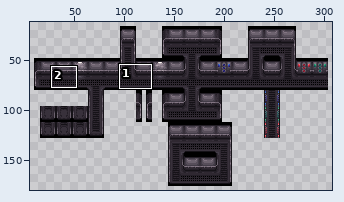
File history of a pixel-art file, assets/AsepriteFiles/level-tileset.aseprite. Above, an overview of the earlier version with the close-up marked.
Close-up. Old version:
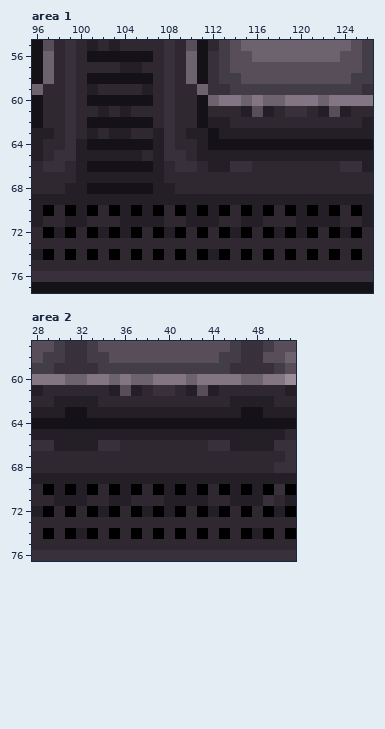
600x335 pixels, 1 frame. Colours within 5 levels of each other are drawn and written as one. Shown: area 1: x 96..126, y 55..77; area 2: x 28..51, y 57..76. The wide view leaves out empty margins. The commit also changed other parts of the picture, which this record leaves out.
And afterwards:
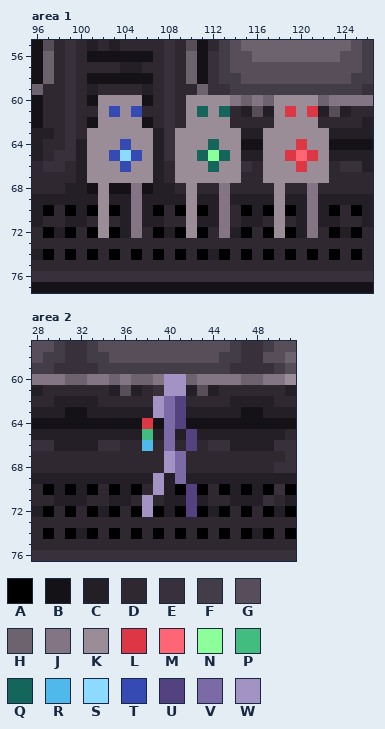
Palette (. is transparent): A #000000  B #151217  C #241f27  D #2f2831  E #38313b  F #433d48  G #574e5a  H #6d636f  J #837583  K #9b8d98  L #dd3745  M #ff6675  N #8cff9b  P #42bc7f  Q #14665b  R #50b9eb  S #8cdaff  T #354ab2  U #53427f  V #7b6aa5  W #a293c4
From old to new:
layer "Layer 2" now shown
Changed rows in their new state; - is an unchanged pixel.
Area 1, layer "Layer 2":
first column x 101:
60 -KKKK----KKKK----KKKK-
61 -KTKT----KQKQ----KLKL-
62 -KKKK----KKKK----KKKK-
63 KKKKKK--KKKKKK--KKKKKK
64 KKKTKK--KKKQKK--KKKLKK
65 KKTSTK--KKQNQK--KKLMLK
66 KKKTKK--KKKQKK--KKKLKK
67 KKKKKK--KKKKKK--KKKKKK
68 -K--J----K--J----K--J-
69 -K--J----K--J----K--J-
70 -K--J----K--J----K--J-
71 -K--J----K--J----K--J-
72 -K--J----K--J----K--J-
Area 2, layer "Layer 2":
first column x 38:
60 --WW-
61 --WW-
62 -WVU-
63 -WVU-
64 L-VU-
65 P-V-U
66 R-V-U
67 --WV-
68 --WV-
69 -W-V-
70 -W--U
71 W---U
72 W---U
